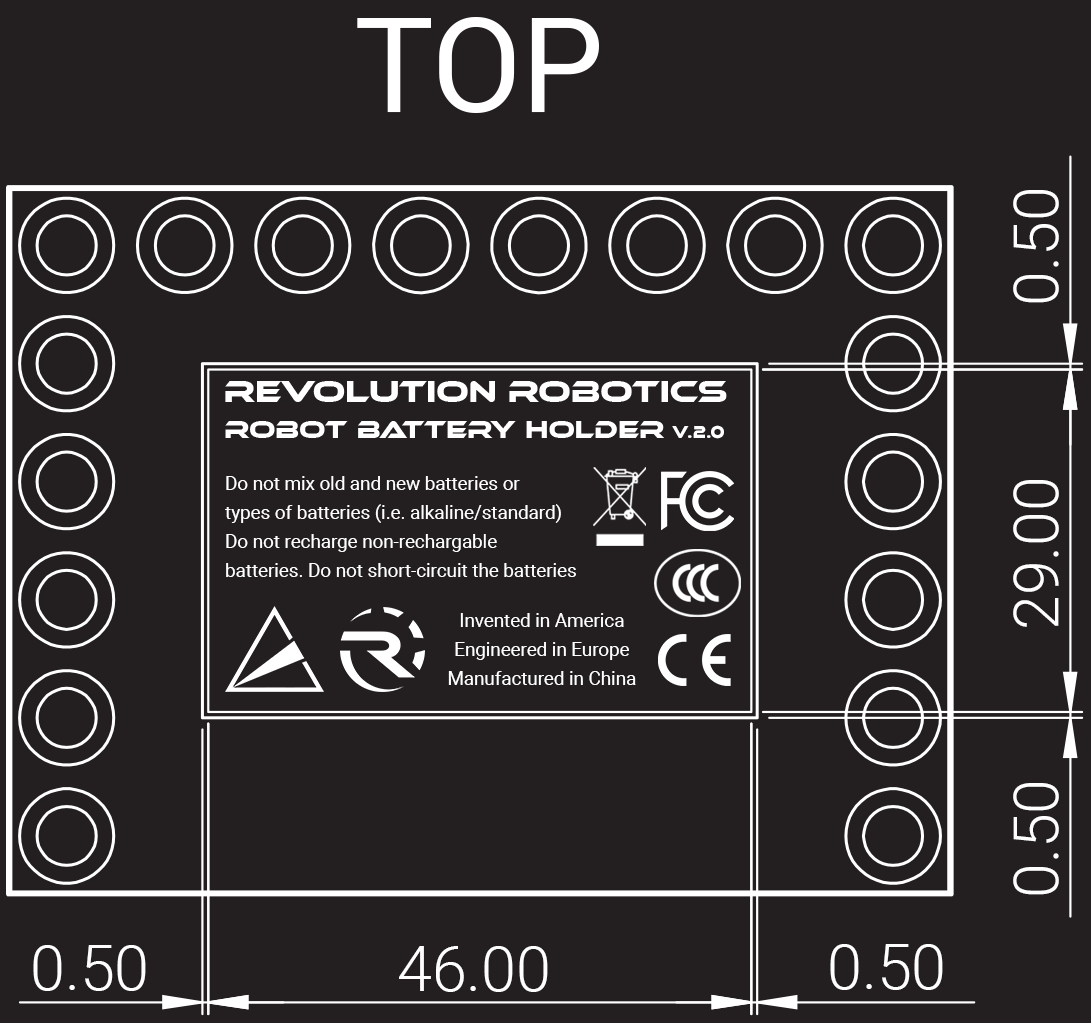
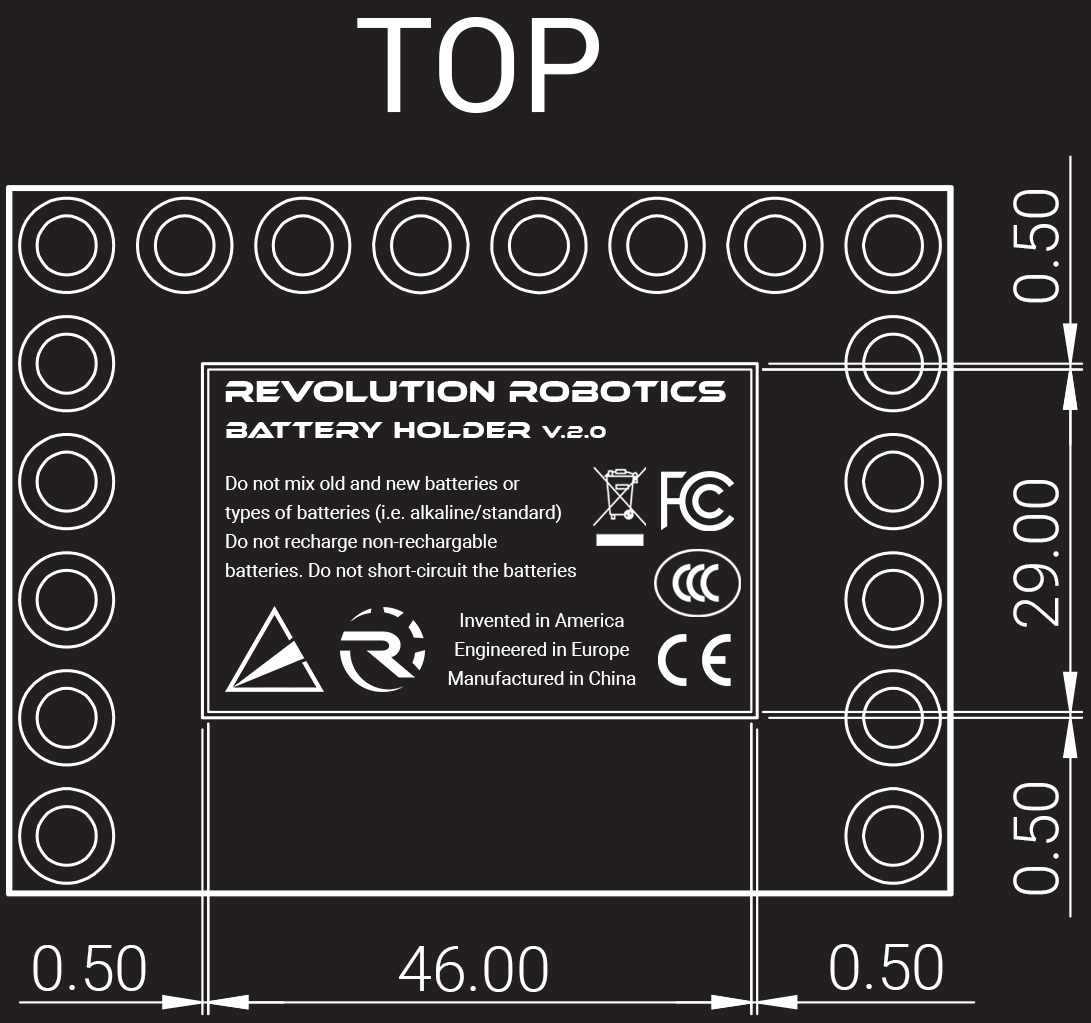
The second 1091px x 1023px image is a revision of the first. Changes to its layers:
removed layer "RR" (2nd of 2, in "Text") from group "Text" over [225, 381, 727, 438]
removed layer "V.2.0" from group "Text" over [672, 425, 724, 439]
added layer "Revolution robotics" in group "Text" over [225, 381, 726, 402]
added layer "battery holder v.2.0" in group "Text" over [226, 422, 606, 438]
